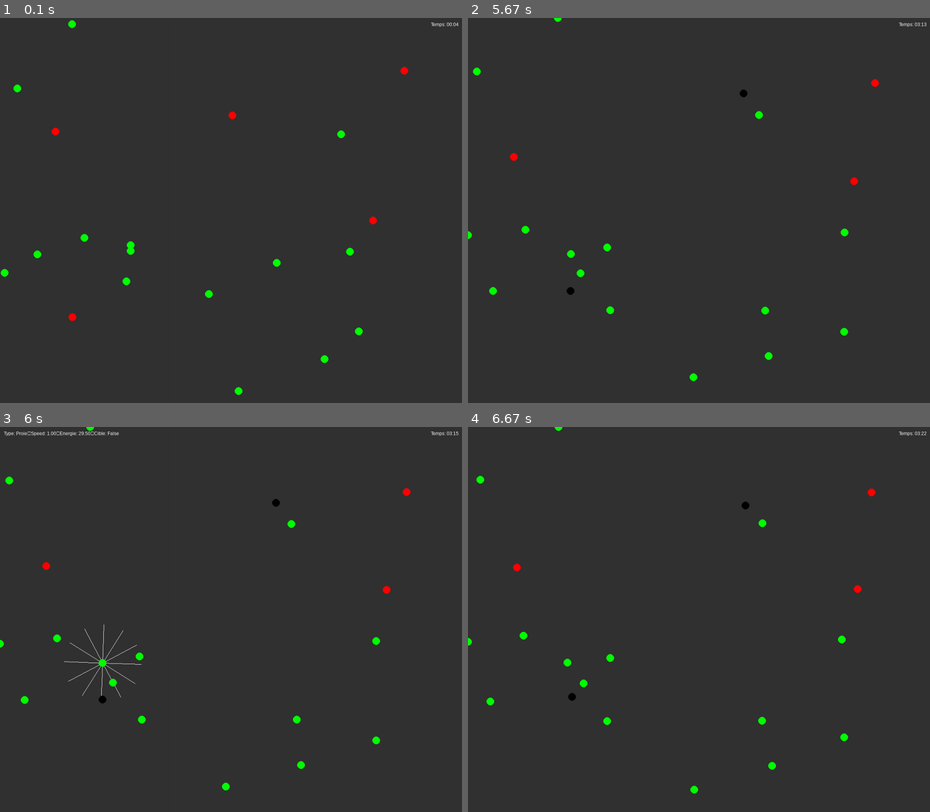
Above: before the commit, frames 1-4 (two rows, left to right).
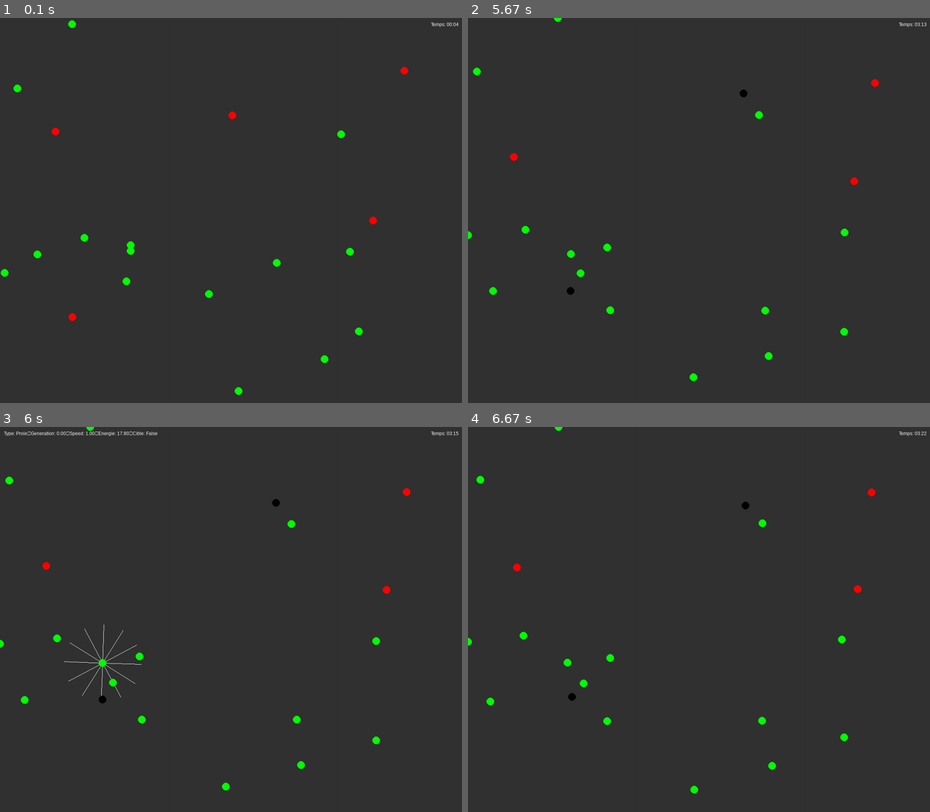
Above: after the commit, the same moments.

Repository: Florian-DELRIEU/IA-PreyPredators
Game: pygame game, started from main.py
Same seed, same stepped clock (60 frames per second), same inputs: the game is played once before the commit and once after it.
Inputs (mouse positions are in pixels of both pictures, inside the frame that each line leads up to):
- Up to frame 1 (0.1 s): no input
- Up to frame 2 (5.67 s): tap Space at 0.33, 0.73, 1.03, 1.23, 1.57, 1.87, 2.07, 2.37, 2.63, 2.97, 3.27, 3.4, 3.8, 4.1, 4.47, 4.87, 5.17, 5.37 s
- Up to frame 3 (6 s): tap Space at 5.67 s; click (101, 661) at 5.85 s
- Up to frame 4 (6.67 s): click (565, 596) at 6.18 s; tap Space at 6.53 s

Frames 1-2 are identical in both runs. In frame 3, 0.2% of the frame differs, in the area x 6-35%, y 1-3%; in frame 4, nothing differs.

Commit message:
[1.8] - mutation - add mutation for speed and detect range - display new info as generation

Diff:
--- a/classes.py
+++ b/classes.py
@@ -34,6 +34,7 @@
         self.rays_angles = []
         self.detect_range = detect_range
         self.target = None
+        self.generation = 0
         self.energy = 50 if self.is_predator else 10
         if self.is_predator : Predators.append(self)
         if not self.is_predator : Preys.append(self)
@@ -89,8 +90,11 @@
         if self.energy >= 1.5*self.split_cost: self.split()
 
     def energy_turn(self):
-        if self.is_predator : self.gain_energy(-0.05)
-        if not self.is_predator : self.gain_energy(0.1)
+        ammont = 0
+        ammont -= 0.05 * (self.speed / 1) ** 3
+        ammont -= 0.01 * (self.detect_range/100) ** 2
+        if not self.is_predator: ammont += 0.1
+        self.gain_energy(ammont)
 
     def die(self):
         self.energy=0
@@ -98,7 +102,10 @@
         if self in Preys        : Preys.__delitem__(Preys.index(self))
 
     def split(self):
-        blob(self.x,self.y,None,self.is_predator,color=self.color,speed=self.speed,detect_range=100)
+        speed = float(self.speed + np.array(random.choices([-0.1,0,+0.1],[1,2,1])))
+        detect_range = float(self.detect_range + np.array(random.choices([-10,0,+10],[1,2,1])))
+        new_blob = blob(self.x,self.y,None,self.is_predator,color=self.color,speed=speed,detect_range=detect_range)
+        new_blob.generation = self.generation + 1
         self.energy -= self.split_cost
 
     def bite(self,target):
--- a/main.py
+++ b/main.py
@@ -39,6 +39,7 @@
 
     if selected_blob:
         info_text = f"Type: {'Prédateur' if selected_blob.is_predator else 'Proie'}\n" \
+                    f"Generation: {selected_blob.generation:.2f}\n" \
                     f"Speed: {selected_blob.speed:.2f}\n" \
                     f"Energie: {selected_blob.energy:.2f}\n" \
                     f"Cible: {'True' if selected_blob.target else 'False'}"
